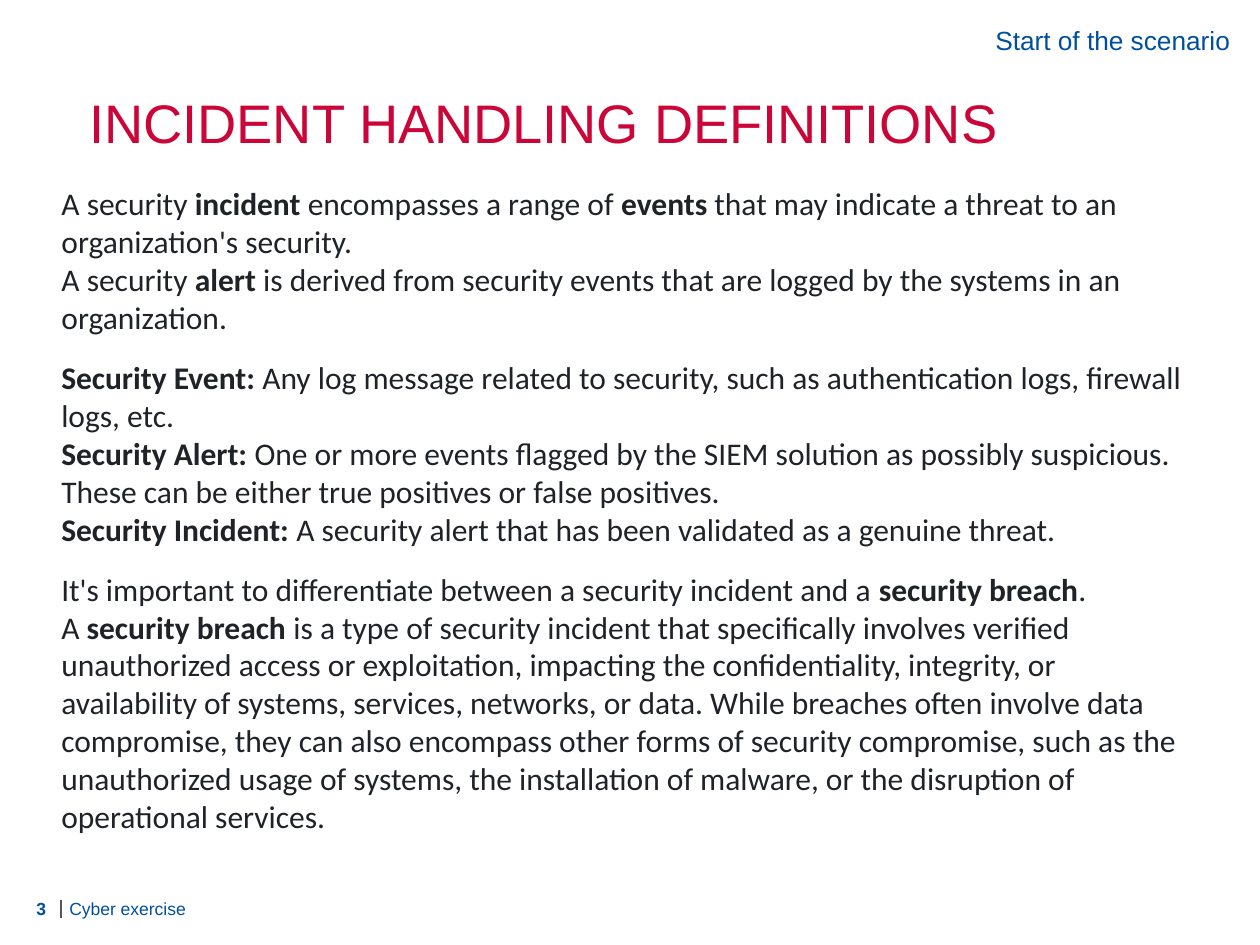
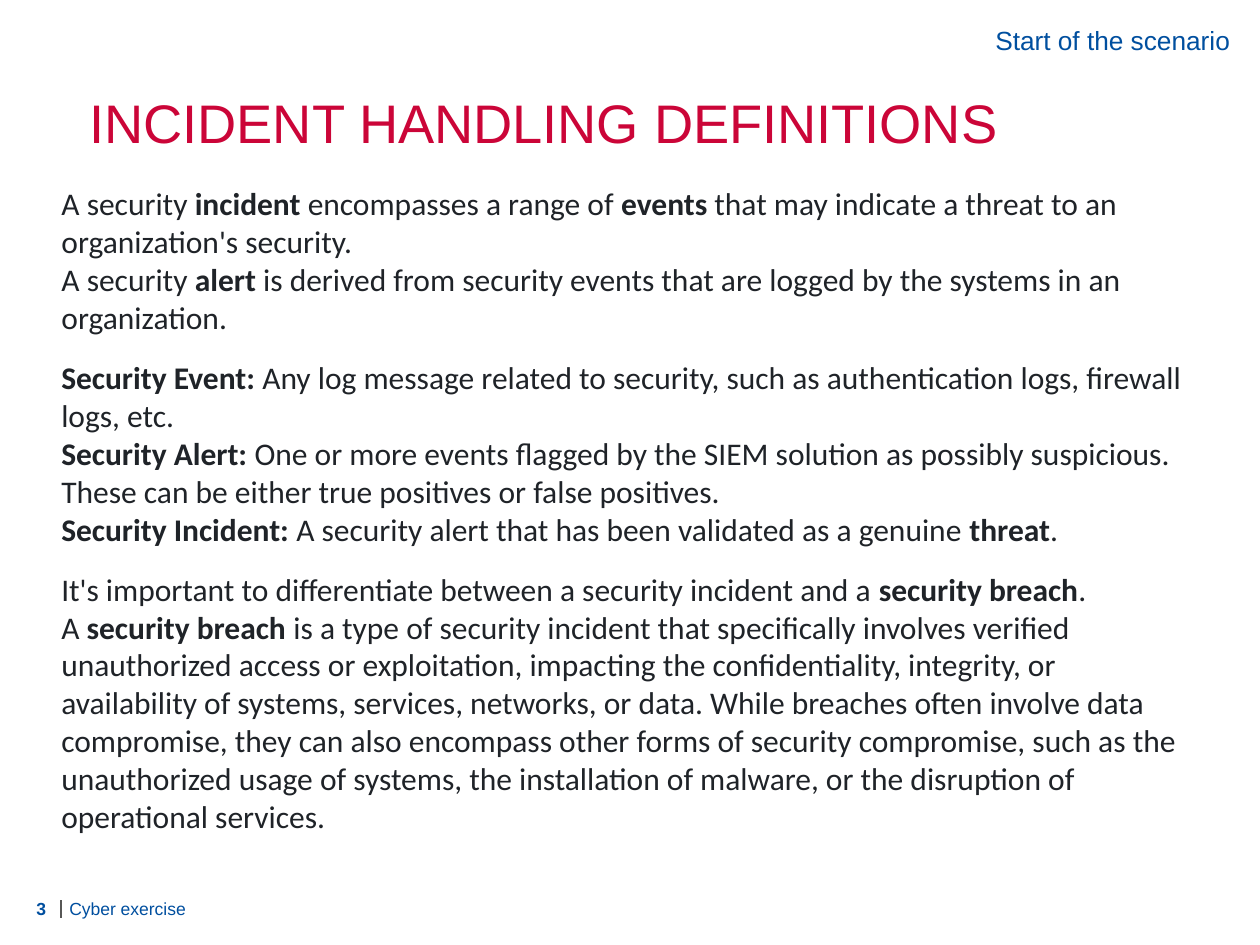
Before and after one commit to Lensver65/ESDC-BP, a slide deck: slide 3 of Cyber exercise.pptx. Drawn at 1260x945 pixels with LibreOffice and Linux fonts; fonts in the diff are those of the drawing; background and template pictures are left out. Boxes give left, top, right and bottom in pixels: in the first picture for what was removed or moved away, otherwise in the second. Text is boxed around its words. In the diff, an @@ line names an element or a change of style, - is before the commit and + after.

```diff
--- a/Cyber exercise.pptx
+++ b/Cyber exercise.pptx
@@ text at bbox=[61, 519, 1058, 547]: bold on in "threat." @@
```
Also in this commit, not shown: 1 other slide changed, 2 other files.
